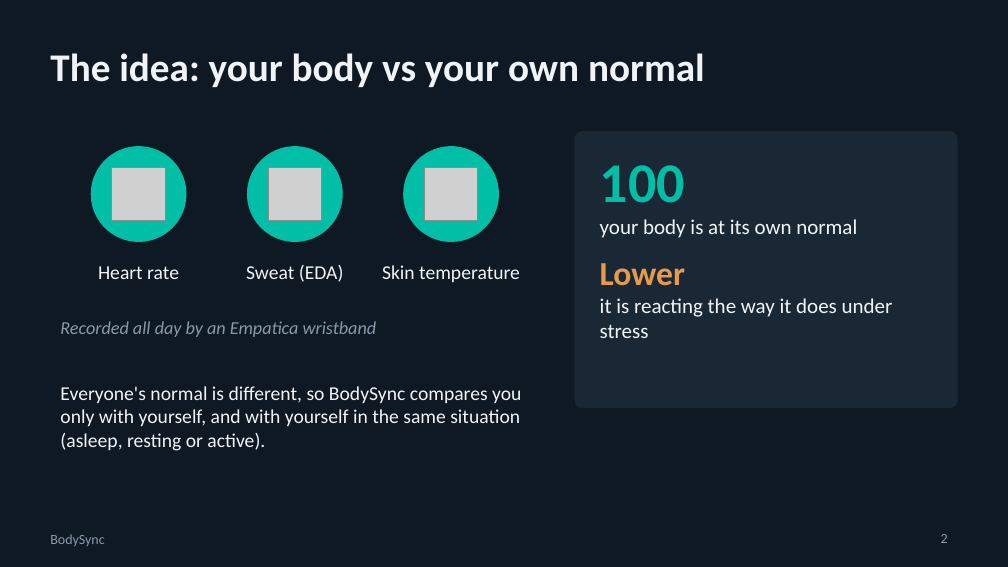
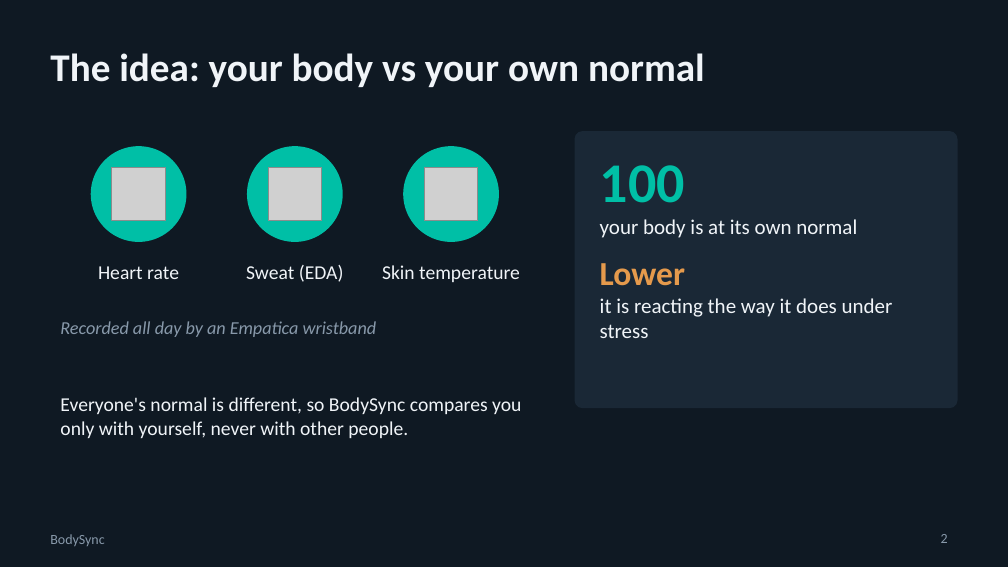
Before and after one commit to swaylakh/bodysync, a slide deck: slide 2 of docs/slides/BodySync_Final.pptx. Drawn at 1008x567 pixels with LibreOffice and Linux fonts; fonts in the diff are those of the drawing; grey boxes stand for pictures. Boxes give left, top, right and bottom in pixels: in the first picture for what was removed or moved away, otherwise in the second. Text is boxed around its words. In the diff, an @@ line names an element or a change of style, - is before the commit and + after.

```diff
--- a/docs/slides/BodySync_Final.pptx
+++ b/docs/slides/BodySync_Final.pptx
@@ text at [60, 397, 521, 438]: text changed @@
-Everyone's normal is different, so BodySync compares you only with yourself, and with yourself in the same situation (asleep, resting or active).
+Everyone's normal is different, so BodySync compares you only with yourself, never with other people.
```
Also in this commit, not shown: 5 other slides changed, 14 other files.
